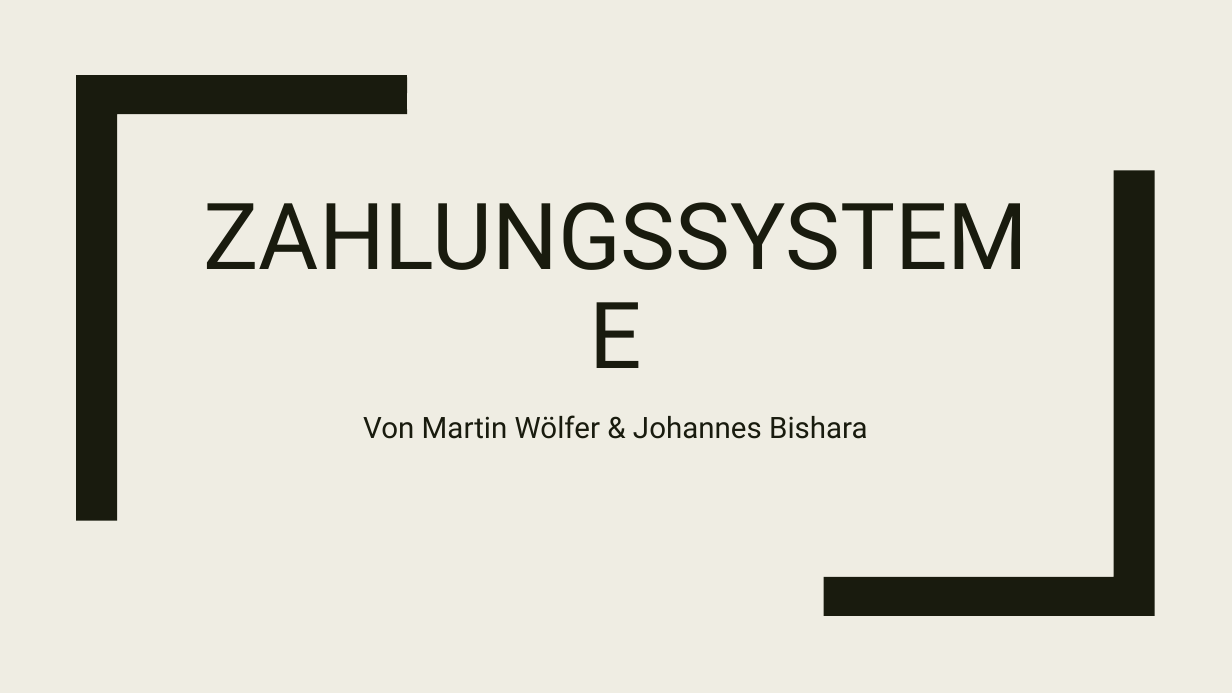
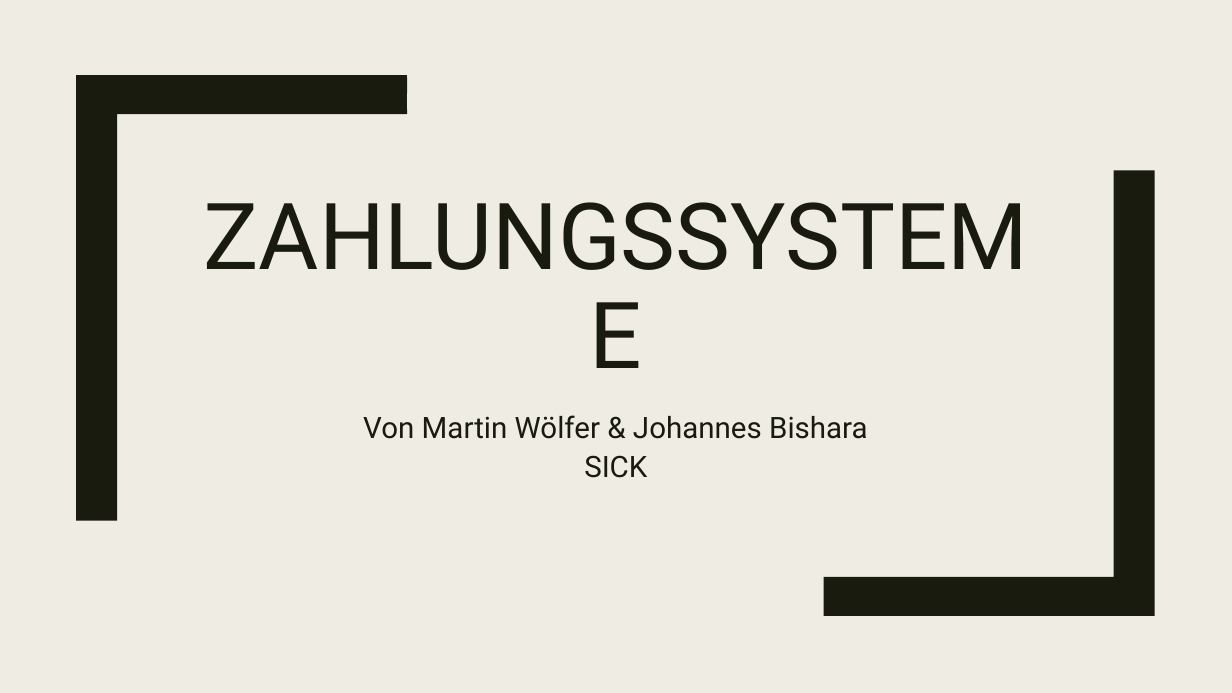
Before and after one commit to mwoelfer-tgm/ethik_presentation, a slide deck: slide 1 of presentation/Zahlungssysteme.pptx. Drawn at 1232x693 pixels with LibreOffice and Linux fonts; fonts in the diff are those of the drawing. Boxes give left, top, right and bottom in pixels: in the first picture for what was removed or moved away, otherwise in the second. Text is boxed around its words. In the diff, an @@ line names an element or a change of style, - is before the commit and + after.

Commit message:
:sweat_drops:

```diff
--- a/presentation/Zahlungssysteme.pptx
+++ b/presentation/Zahlungssysteme.pptx
@@ subtitle at <box>584,455,647,478</box>: paragraph added @@
+SICK
```
